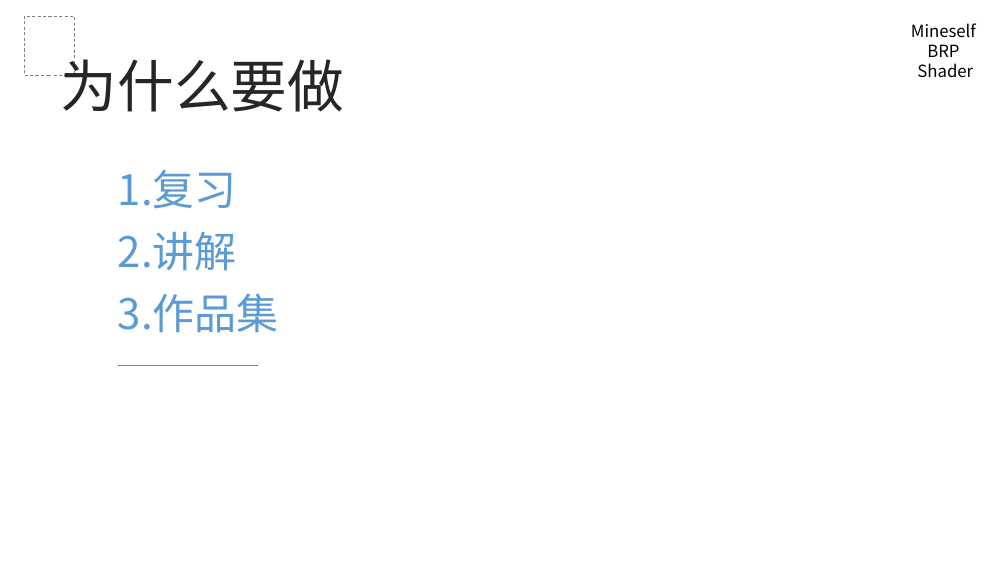
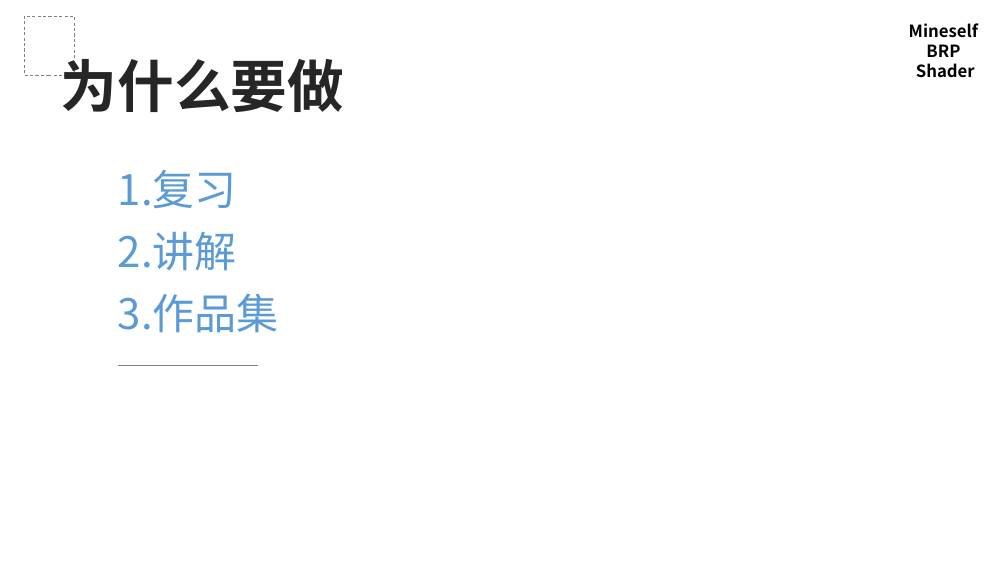
Before and after one commit to mineselfQAQ/MineselfBRPShader, a slide deck: slide 3 of PPT/0-前言.pptx. Drawn at 1008x567 pixels with LibreOffice and Linux fonts; fonts in the diff are those of the drawing. Boxes give left, top, right and bottom in pixels: in the first picture for what was removed or moved away, otherwise in the second. Text is boxed around its words. In the diff, an @@ line names an element or a change of style, - is before the commit and + after.

```diff
--- a/PPT/0-前言.pptx
+++ b/PPT/0-前言.pptx
@@ text "Mineself" at (909,23,978,78): bold on @@
@@ text "为什么要做" at (61,50,344,112): bold on @@
```
Also in this commit, not shown: 4 other slides changed, 34 other files.
